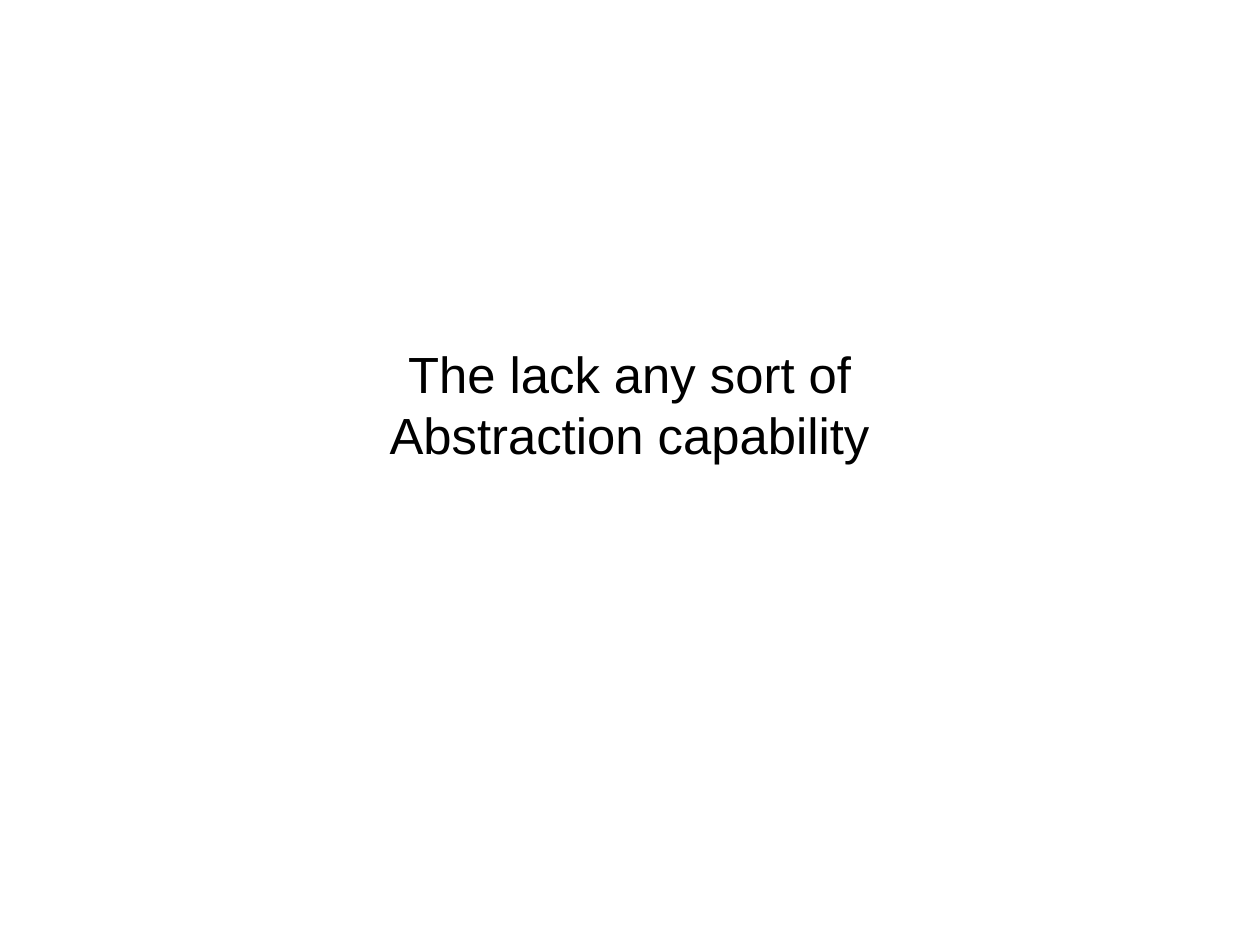
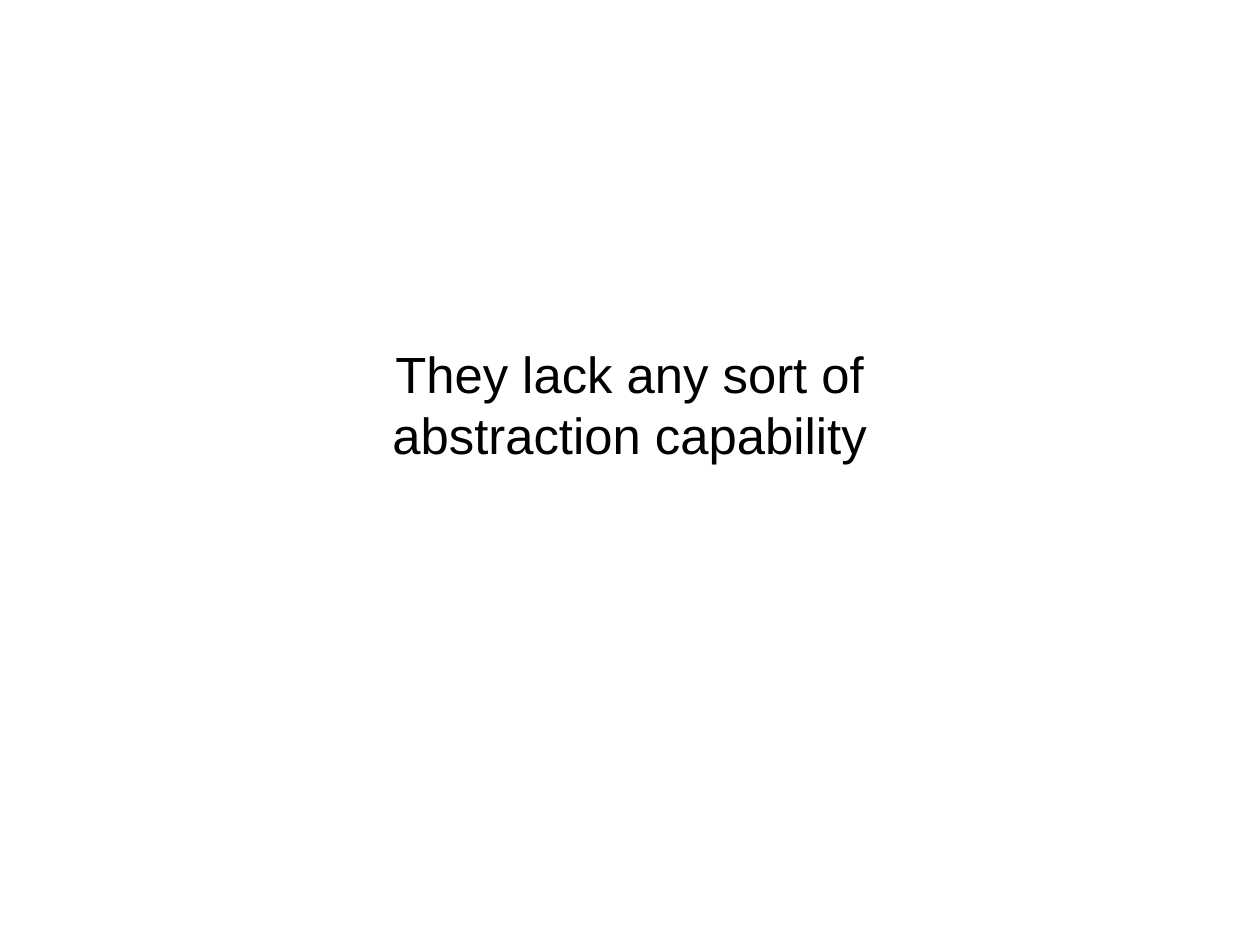
Before and after one commit to bhurt/presentations, a slide deck: slide 62 of pdre.odp (slide 63 before the commit). Drawn at 1260x945 pixels with LibreOffice and Linux fonts; fonts in the diff are those of the drawing. Boxes give left, top, right and bottom in pixels: in the first picture for what was removed or moved away, otherwise in the second. Text is boxed around its words. In the diff, an @@ line names an element or a change of style, - is before the commit and + after.

```diff
--- a/pdre.odp
+++ b/pdre.odp
@@ subtitle at (x1=392, y1=356, x2=867, y2=464): text changed @@
-The lack any sort of
-Abstraction capability
+They lack any sort of
+abstraction capability
```
Also in this commit, not shown: 3 other slides changed, 1 slide removed.
